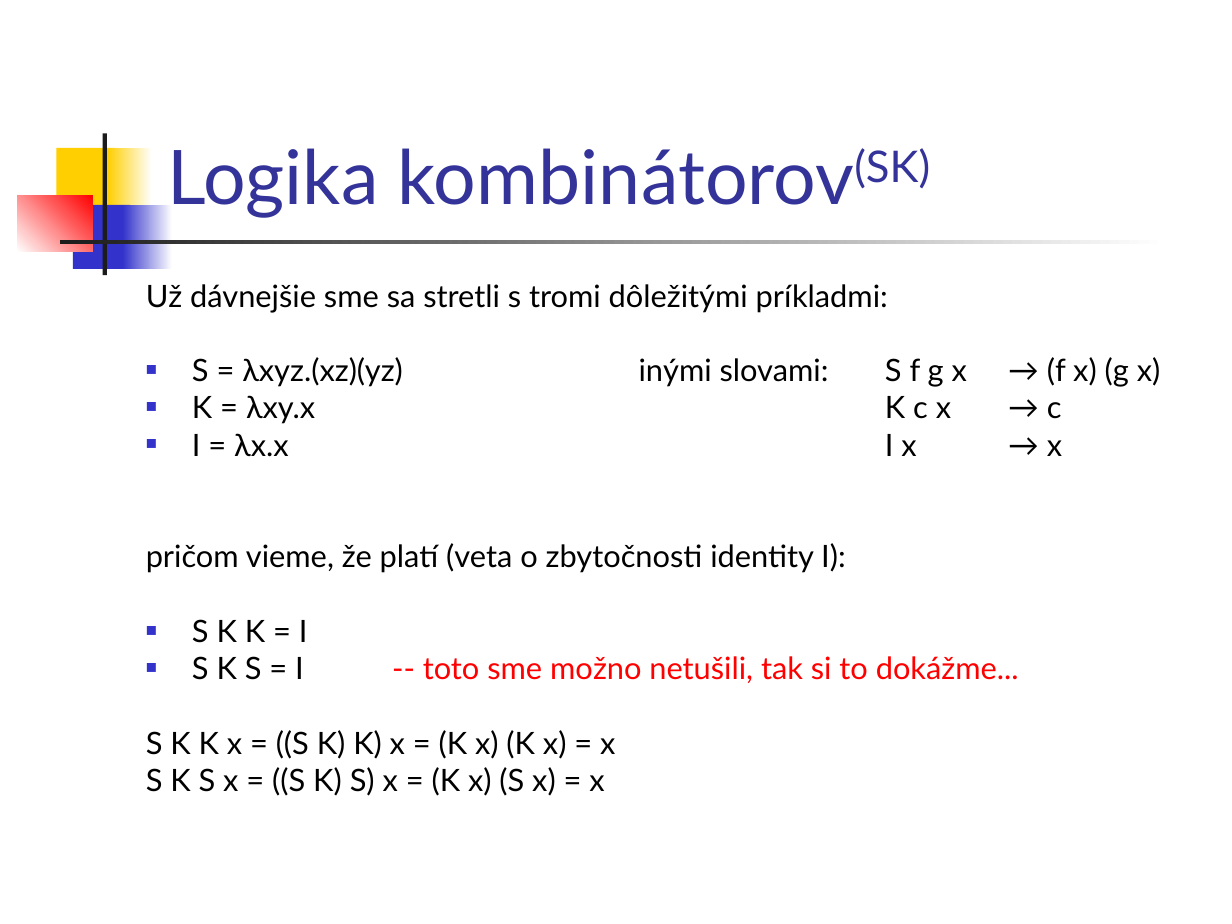
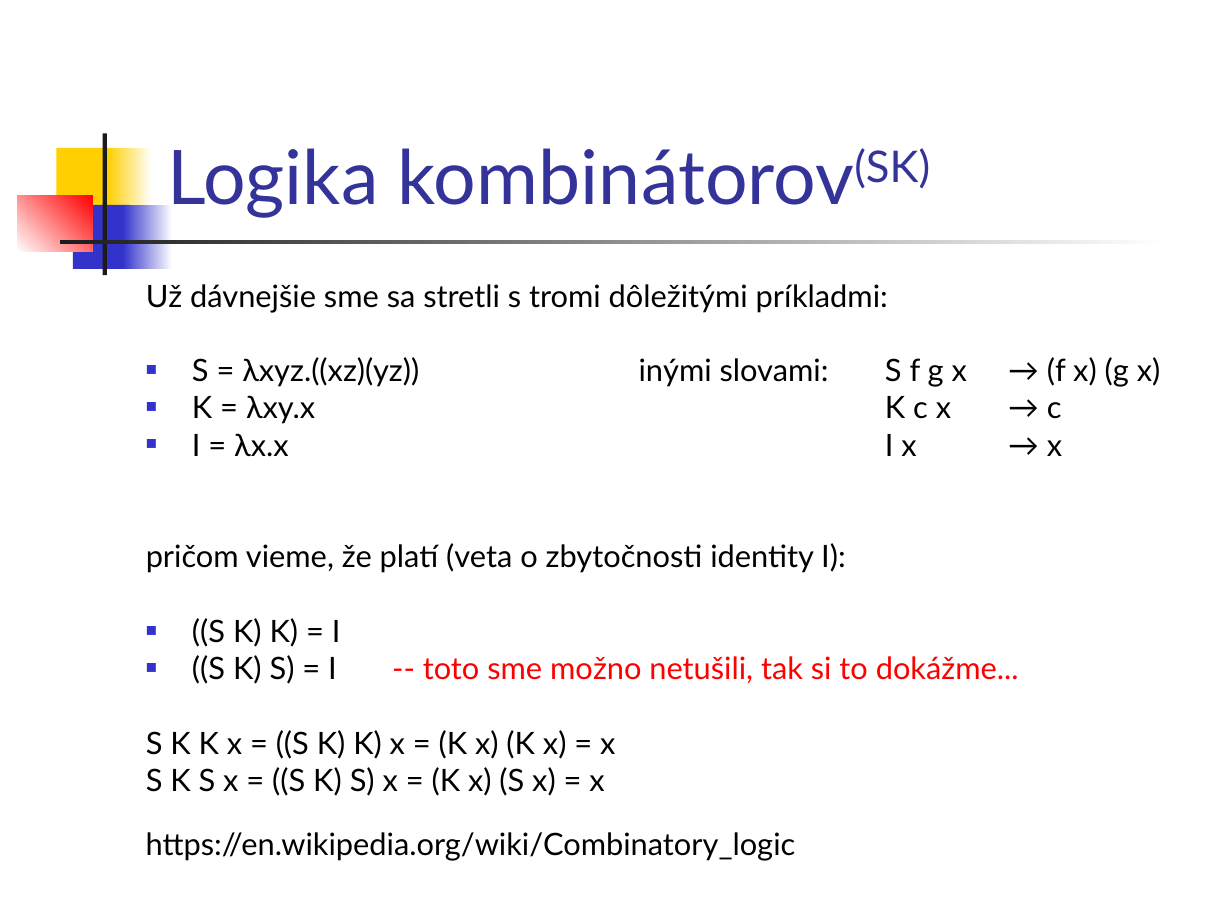
Before and after one commit to Funkcionalne/Prednasky, a slide deck: slide 1 of 07/07_fpro.ppt. Drawn at 1232x924 pixels with LibreOffice and Linux fonts; fonts in the diff are those of the drawing. Boxes give left, top, right and bottom in pixels: in the first picture for what was removed or moved away, otherwise in the second. Text is boxed around its words. In the diff, an @@ line names an element or a change of style, - is before the commit and + after.

```diff
--- a/07/07_fpro.ppt
+++ b/07/07_fpro.ppt
@@ text at (192, 357, 1161, 387): text changed @@
-■ S = λxyz.(xz)(yz) inými slovami: S f g x → (f x) (g x)
+■ S = λxyz.((xz)(yz)) inými slovami: S f g x → (f x) (g x)
@@ text at (192, 618, 1019, 684): text changed @@
-■ S K K = I
-■ S K S = I -- toto sme možno netušili, tak si to dokážme...
+■ ((S K) K) = I
+■ ((S K) S) = I -- toto sme možno netušili, tak si to dokážme...
@@ text added at (146, 832, 796, 861), 18 pt, text #000000 @@
+https://en.wikipedia.org/wiki/Combinatory_logic
```
Also in this commit, not shown: 5 other slides changed, 3 slides added, 3 other files.
